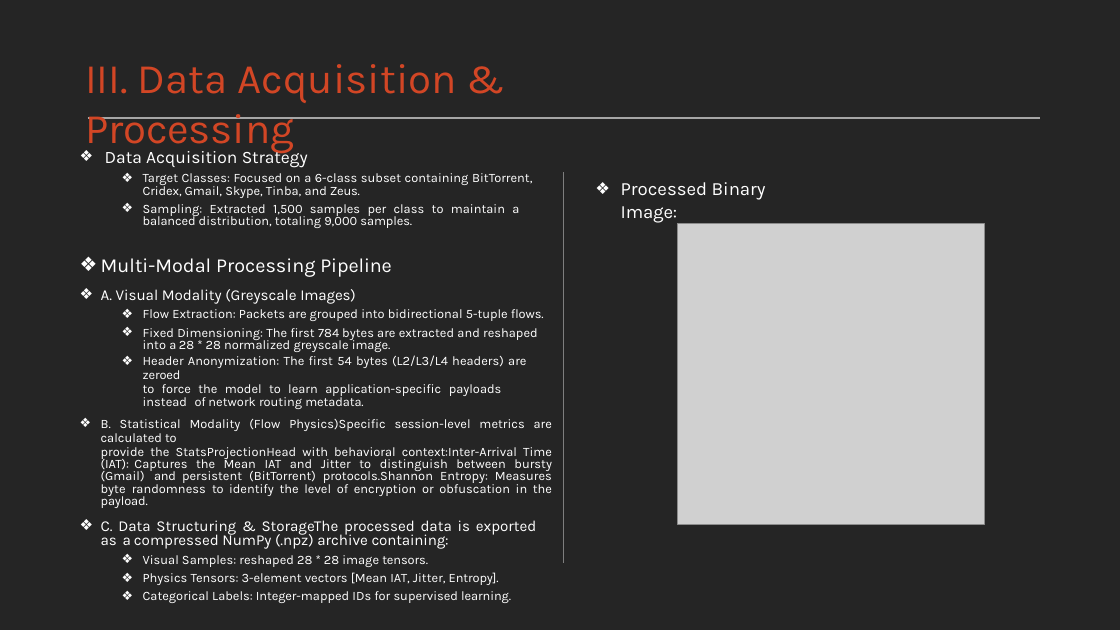
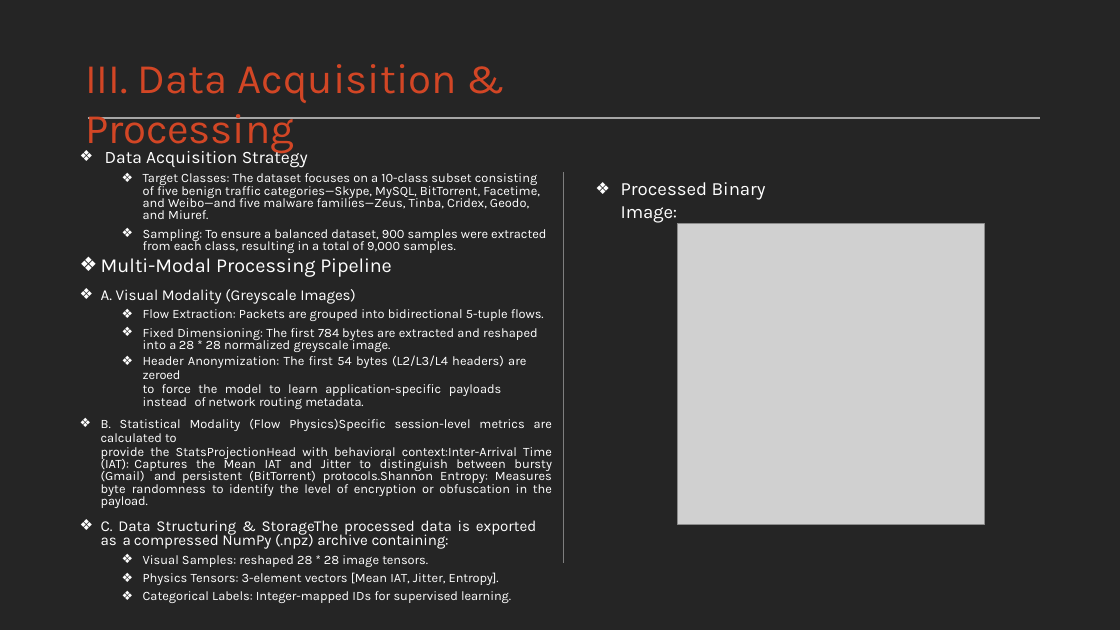
Before and after one commit to Pramit726/TrafficCLIP-Optimized_v1, a slide deck: slide 5 of docs/traffic_clip_opt.pptx. Drawn at 1120x630 pixels with LibreOffice and Linux fonts; fonts in the diff are those of the drawing; grey boxes stand for pictures. Boxes give left, top, right and bottom in pixels: in the first picture for what was removed or moved away, otherwise in the second. Text is boxed around its words. In the diff, an @@ line names an element or a change of style, - is before the commit and + after.

```diff
--- a/docs/traffic_clip_opt.pptx
+++ b/docs/traffic_clip_opt.pptx
@@ text at (x1=143, y1=173, x2=546, y2=253): text changed @@
-  ❖ Target Classes: Focused on a 6-class subset containing BitTorrent, Cridex, Gmail, Skype, Tinba, and Zeus.
-  ❖ Sampling: Extracted 1,500 samples per class to maintain a balanced distribution, totaling 9,000 samples.
+  ❖ Target Classes: The dataset focuses on a 10-class subset consisting of five benign traffic categories—Skype, MySQL, BitTorrent, Facetime, and Weibo—and five malware families—Zeus, Tinba, Cridex, Geodo, and Miuref.
+  ❖ Sampling: To ensure a balanced dataset, 900 samples were extracted from each class, resulting in a total of 9,000 samples.
```
Also in this commit, not shown: 3 other slides changed, 4 slides added, 9 slides removed, 3 other files.
